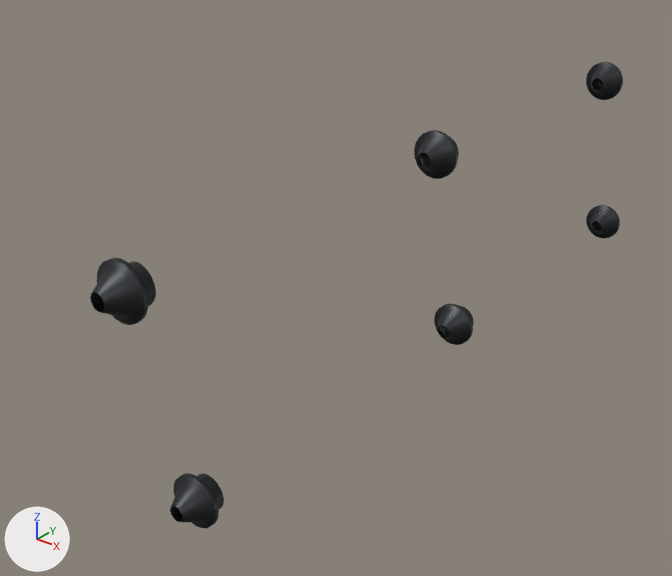
One commit to the glTF model porsche-911sc-engine/parts/rocker-shaft-nuts-left.glb: the scene before it, then after it.
Rendered twice from a 50 mm lens placed at (-158.0, -186.0, 114.0), pointed at (-325.0, 23.0, -15.0). Every picture has the same lights, and +X, +Y and +Z are marked at lower left. The first picture is the older version.
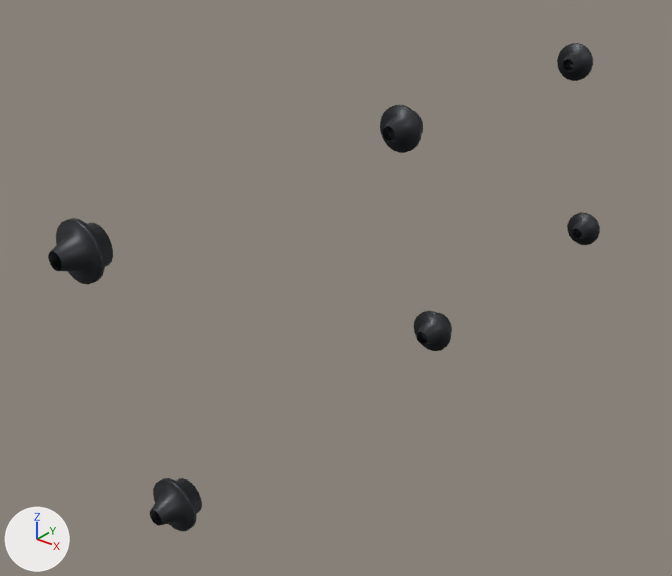
Boxes (x1, y1, x2, y2) around the edits, measured in the pictures (672 x 576 px):
'Mesh_0', moved
    before: (90, 257, 156, 325)
    after: (48, 218, 113, 285)
'Mesh_0.001', moved
    before: (170, 473, 224, 528)
    after: (150, 478, 202, 531)
'Mesh_0.002', moved
    before: (414, 130, 459, 179)
    after: (380, 105, 423, 153)
'Mesh_0.004', moved
    before: (586, 62, 623, 100)
    after: (557, 43, 593, 81)
'Mesh_0.003', moved
    before: (434, 303, 474, 345)
    after: (414, 311, 452, 351)
'Mesh_0.005', moved
    before: (586, 205, 620, 238)
    after: (567, 212, 600, 245)

The change in detail:
Object 'Mesh_0' (ob_mesh_0) moves from (-301.2, -78.55, 29.48) to (-314.0, -78.55, 35.0).
Object 'Mesh_0.001' (ob_mesh_0_001) moves from (-299.8, -64.55, -32.69) to (-308.0, -64.55, -38.0).
Object 'Mesh_0.002' (ob_mesh_0_002) moves from (-301.2, 39.45, 29.48) to (-314.0, 39.45, 35.0).
Object 'Mesh_0.003' (ob_mesh_0_003) moves from (-299.8, 53.45, -32.69) to (-308.0, 53.45, -38.0).
Object 'Mesh_0.004' (ob_mesh_0_004) moves from (-301.2, 157.4, 29.48) to (-314.0, 157.4, 35.0).
Object 'Mesh_0.005' (ob_mesh_0_005) moves from (-299.8, 171.4, -32.69) to (-308.0, 171.4, -38.0).
